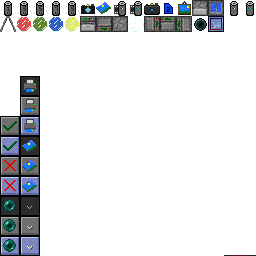
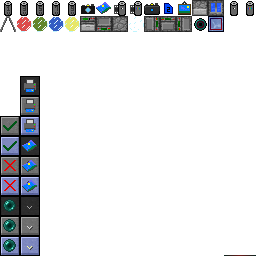
Comparing the layer stacks of the two 256px x 256px images. Changes:
added layer "Eingefügte Ebene" above "tex.png" over [left=210, top=2, right=215, bottom=13]
painted on "tex.png" over [left=211, top=2, right=216, bottom=12]
